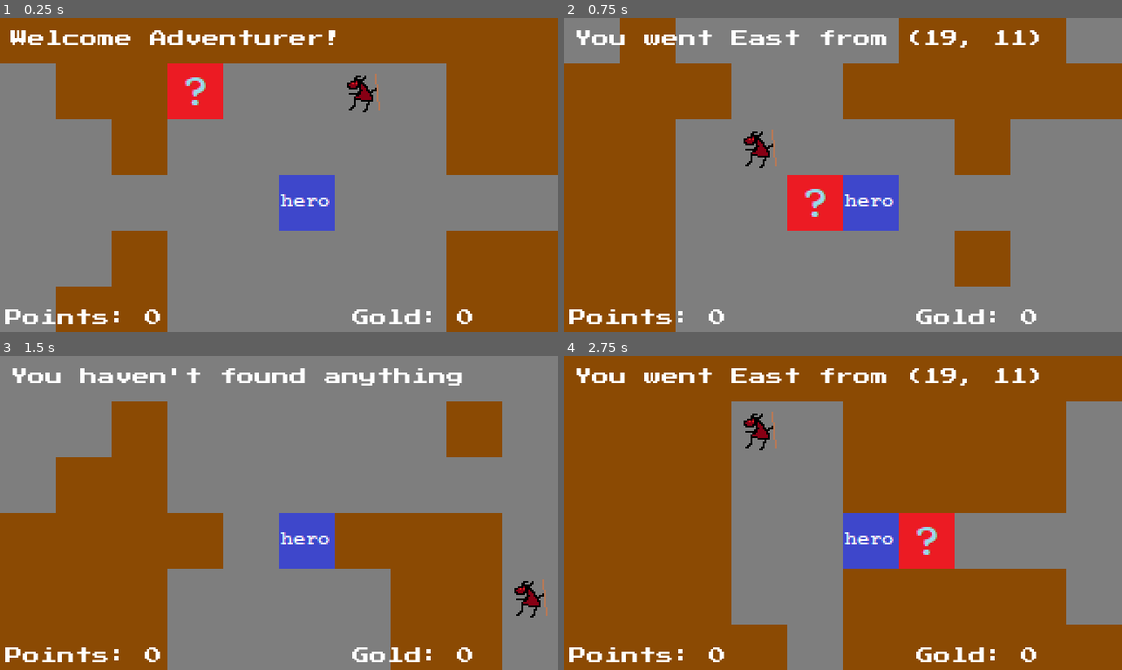
Above: before the commit, frames 1-4 (two rows, left to right).
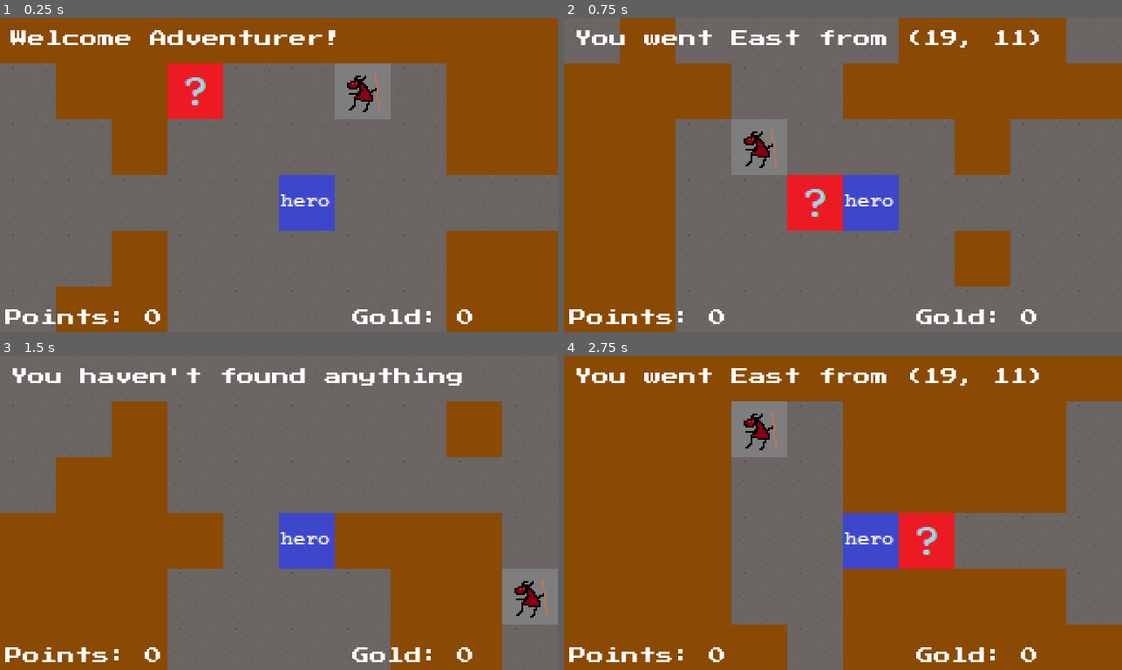
Above: after the commit, the same moments.

Repository: PiotrDawidziuk/Roguelike_Demo_Version_0_1
Game: Godot game, scene res://Scenes/Game.tscn
The game is run twice, just before and just after one commit, with the same random seed, the same clock (stepped at 60 frames per second) and the same inputs.
Inputs:
- Up to frame 1 (0.25 s): no input
- Up to frame 2 (0.75 s): tap Enter (ui_accept) at 0.5 s; hold Right (ui_right) from 0.53 s (still down); hold N (dialog_next) from 0.53 s (still down)
- Up to frame 3 (1.5 s): tap Enter (ui_accept) at 0.77, 1.25 s; release Right (ui_right) at 1.28 s; release N (dialog_next) at 1.28 s; hold Down (ui_down) from 1.28 s (still down); tap S (search) at 1.35 s
- Up to frame 4 (2.75 s): tap Enter (ui_accept) at 1.52, 2 s; release Down (ui_down) at 2.03 s; hold Right (ui_right) from 2.03 s (still down); hold T (talk) from 2.03 s (still down)

The runs differ from the first frame. In frame 1, 56% of the frame differs, in the area x 0-100%, y 14-100%; in frame 2, 56%; in frame 3, 59%, in the area x 0-100%, y 0-100%; in frame 4, 24%.
Error in both runs: Invalid get index '(640, 352)' (on base: 'Dictionary'). (res://Scenes/Game.gd:136)

Commit message:
atlas tile added, does not work properly

Diff:
--- a/Scenes/Game.gd
+++ b/Scenes/Game.gd
@@ -49,10 +49,10 @@
 	player.position = initial_position
 	walker.queue_free()
 	for location in map:
-		tileMap.set_cellv(location, 0)
+		tileMap.set_cellv(location, 2)
 		var new_cell = MapClasses.MapCellProperties.new()
 		new_cell.position = location
-		new_cell.tile_type = 0
+		new_cell.tile_type = 2
 		cell_table.append(new_cell)
 		cell_dict[new_cell.position] = new_cell
 
@@ -157,6 +157,7 @@
 	if kobold != null && position == kobold.position:
 			if npc_dict[player.position].firstMeeting == true:
 				message_box.text = "You meet Bobold the Kobold"
+				npc_dict[player.position].firstMeeting = false # Think about this later
 			if npc_dict[player.position].firstMeeting == false:
 				npc_dict[player.position].greeting = "We meet again!"
 
--- a/Scenes/Game.tscn
+++ b/Scenes/Game.tscn
@@ -1,9 +1,10 @@
-[gd_scene load_steps=6 format=2]
+[gd_scene load_steps=7 format=2]
 
 [ext_resource path="res://2tiletileset32.png" type="Texture" id=1]
 [ext_resource path="res://Scenes/Game.gd" type="Script" id=2]
 [ext_resource path="res://Scenes/hero.tscn" type="PackedScene" id=3]
 [ext_resource path="res://key.png" type="Texture" id=4]
+[ext_resource path="res://loch1_x5.png" type="Texture" id=5]
 
 [sub_resource type="TileSet" id=1]
 0/name = "2tiletileset32.png 0"
@@ -34,6 +35,27 @@
 1/shape_one_way_margin = 0.0
 1/shapes = [  ]
 1/z_index = 0
+2/name = "loch1_x5.png 2"
+2/texture = ExtResource( 5 )
+2/tex_offset = Vector2( 0, 0 )
+2/modulate = Color( 1, 1, 1, 1 )
+2/region = Rect2( 0, 0, 160, 32 )
+2/tile_mode = 2
+2/autotile/icon_coordinate = Vector2( 0, 0 )
+2/autotile/tile_size = Vector2( 32, 32 )
+2/autotile/spacing = 0
+2/autotile/occluder_map = [  ]
+2/autotile/navpoly_map = [  ]
+2/autotile/priority_map = [ Vector3( 2, 0, 2 ) ]
+2/autotile/z_index_map = [  ]
+2/occluder_offset = Vector2( 0, 0 )
+2/navigation_offset = Vector2( 0, 0 )
+2/shape_offset = Vector2( 0, 0 )
+2/shape_transform = Transform2D( 1, 0, 0, 1, 0, 0 )
+2/shape_one_way = false
+2/shape_one_way_margin = 0.0
+2/shapes = [  ]
+2/z_index = 0
 
 [node name="Game" type="Node2D"]
 script = ExtResource( 2 )
Binary file added: boro.png
Not shown, added: boro.png.import
Binary file added: loch1_x5.png
Not shown, added: loch1_x5.png.import
